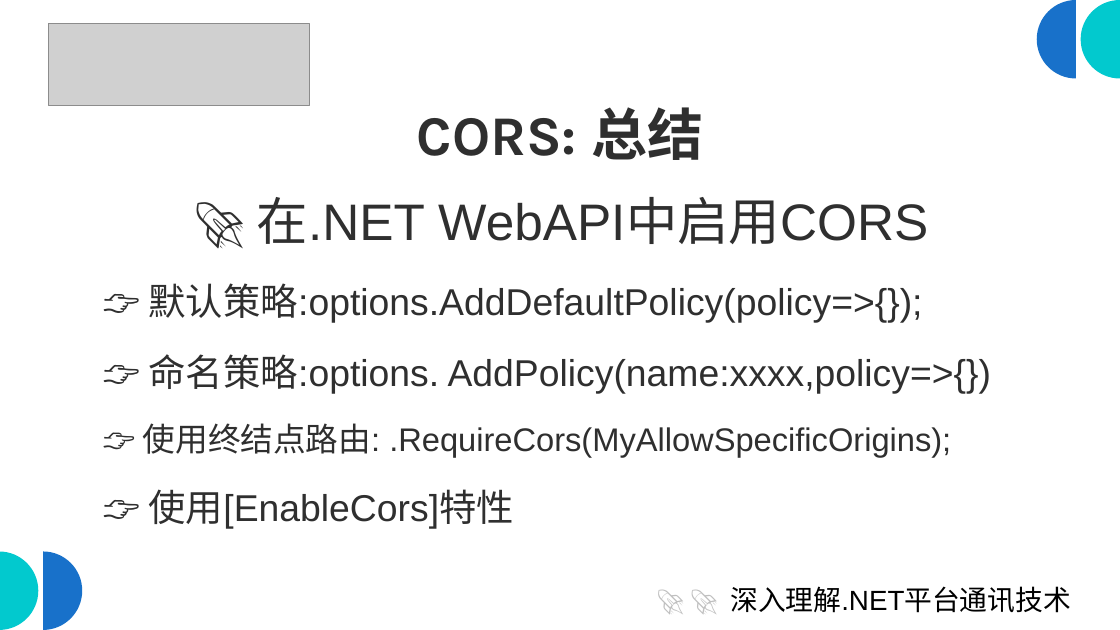
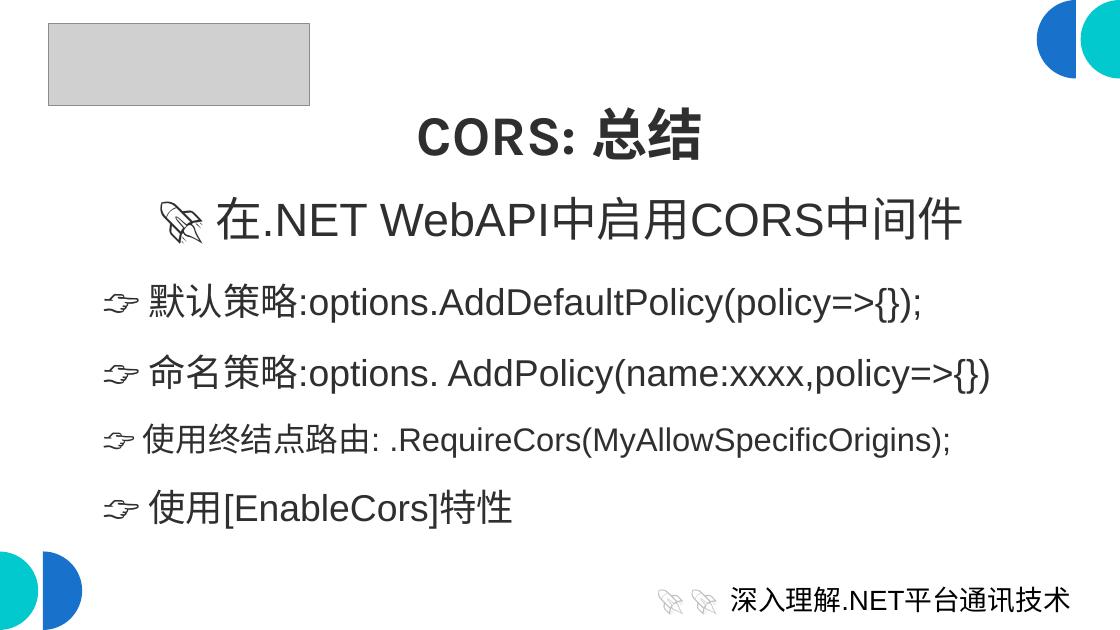
Before and after one commit to scottfly189/dotnet_net_course, a slide deck: slide 22 of src/5.CorsDemo/cors.odp (slide 21 before the commit). Drawn at 1120x630 pixels with LibreOffice and Linux fonts; fonts in the diff are those of the drawing; grey boxes stand for pictures. Boxes give left, top, right and bottom in pixels: in the first picture for what was removed or moved away, otherwise in the second. Text is boxed around its words. In the diff, an @@ line names an element or a change of style, - is before the commit and + after.

```diff
--- a/src/5.CorsDemo/cors.odp
+++ b/src/5.CorsDemo/cors.odp
@@ text at [215,197,965,240]: text changed; size 44 to 40 pt @@
-🚀 在.NET WebAPI中启用CORS
+🚀 在.NET WebAPI中启用CORS中间件
```
Also in this commit, not shown: 5 slides added.
